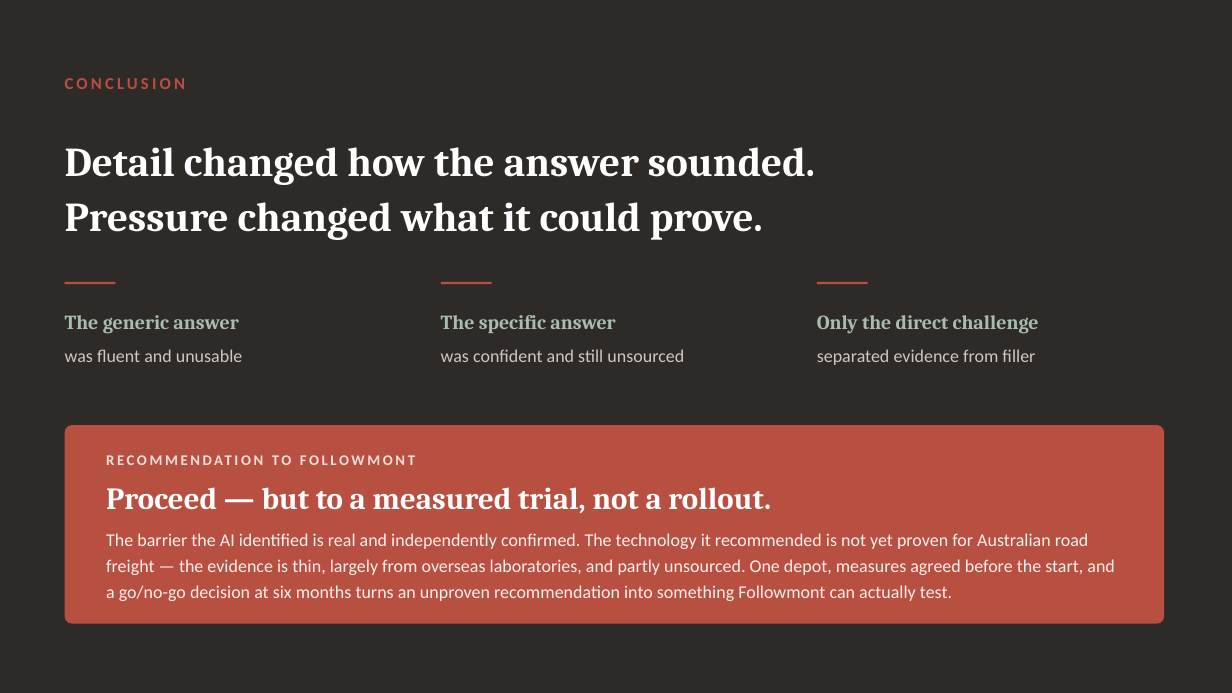
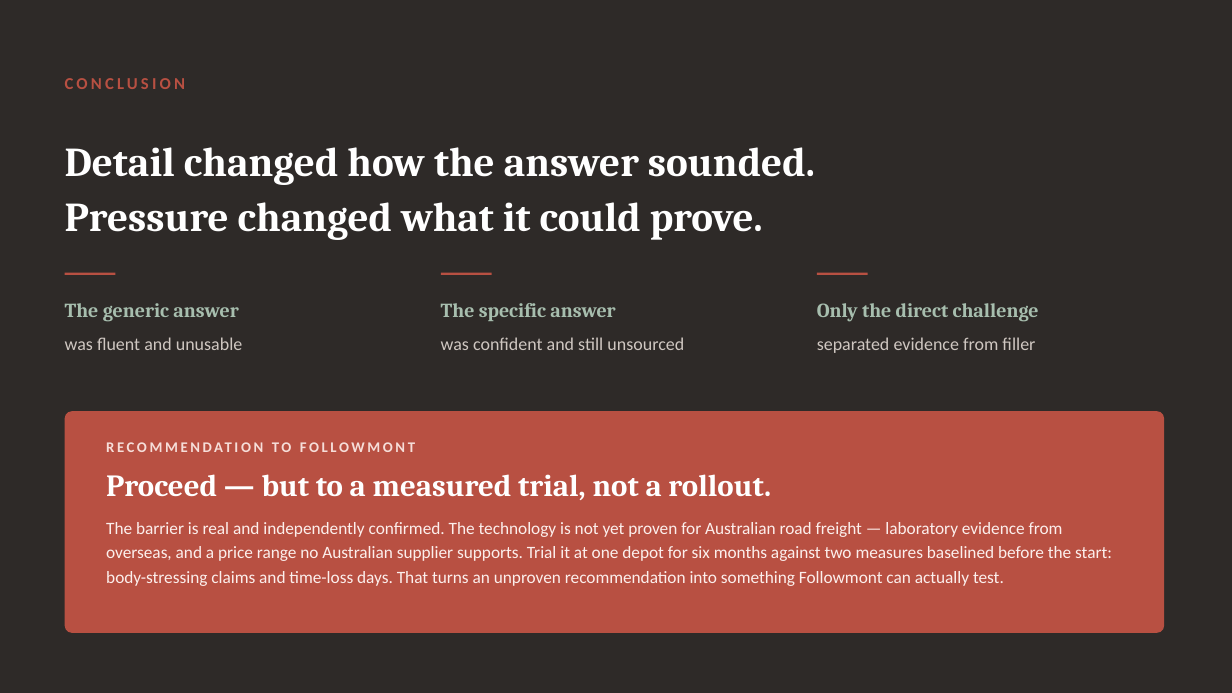
Before and after one commit to danielfrancogomez-wq/My-computer-claude-code, a slide deck: slide 12 of Followmont-Prompt-Chain.pptx. Drawn at 1232x693 pixels with LibreOffice and Linux fonts; fonts in the diff are those of the drawing. Boxes give left, top, right and bottom in pixels: in the first picture for what was removed or moved away, otherwise in the second. Text is boxed around its words. In the diff, an @@ line names an element or a change of style, - is before the commit and + after.

```diff
--- a/Followmont-Prompt-Chain.pptx
+++ b/Followmont-Prompt-Chain.pptx
@@ 7 texts, 3 rectangles: place and size @@
-7 texts, 3 rectangles at box(65, 282, 1123, 473)
+7 texts, 3 rectangles at box(65, 273, 1123, 460)
@@ rounded rectangle: place and size @@
-rounded rectangle at box(65, 425, 1165, 624)
+rounded rectangle at box(65, 411, 1165, 633)
@@ rounded rectangle at box(65, 411, 1165, 633): proportions changed @@
@@ text "Proceed — but to a ...": place and size @@
-text "Proceed — but to a ..." at box(106, 487, 771, 513)
+text "Proceed — but to a ..." at box(106, 474, 771, 500)
@@ text at box(106, 522, 1112, 586): text changed; size 14 to 13.5 pt @@
-The barrier the AI identified is real and independently confirmed. The technology it recommended is not yet proven for Australian road freight — the evidence is thin, largely from overseas laboratories, and partly unsourced. One depot, measures agreed before the start, and a go/no-go decision at six months turns an unproven recommendation into something Followmont can actually test.
+The barrier is real and independently confirmed. The technology is not yet proven for Australian road freight — laboratory evidence from overseas, and a price range no Australian supplier supports. Trial it at one depot for six months against two measures baselined before the start: body-stressing claims and time-loss days. That turns an unproven recommendation into something Followmont can actually test.
```
Also in this commit, not shown: 7 other slides changed, 1 other file.
